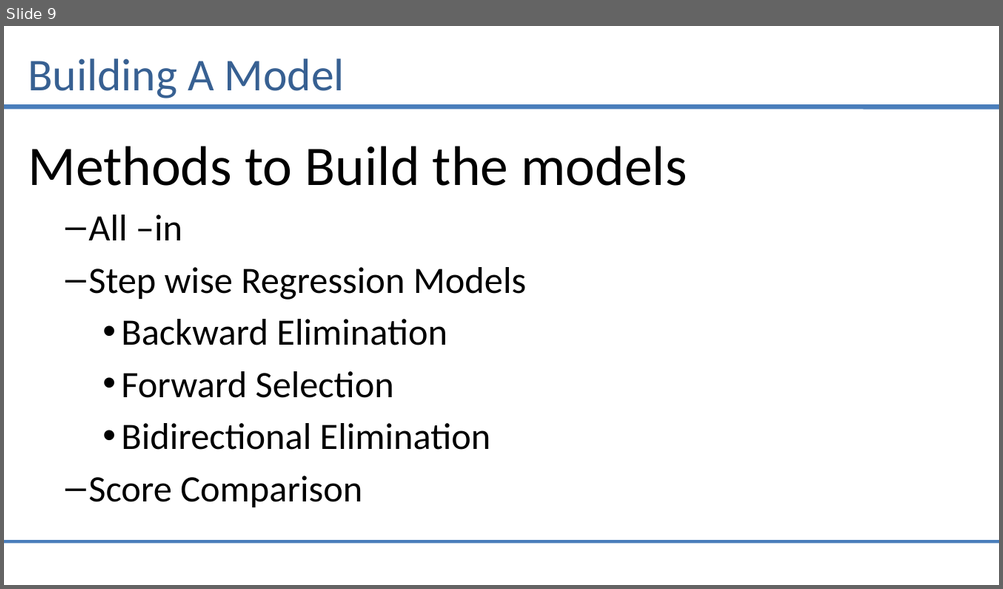
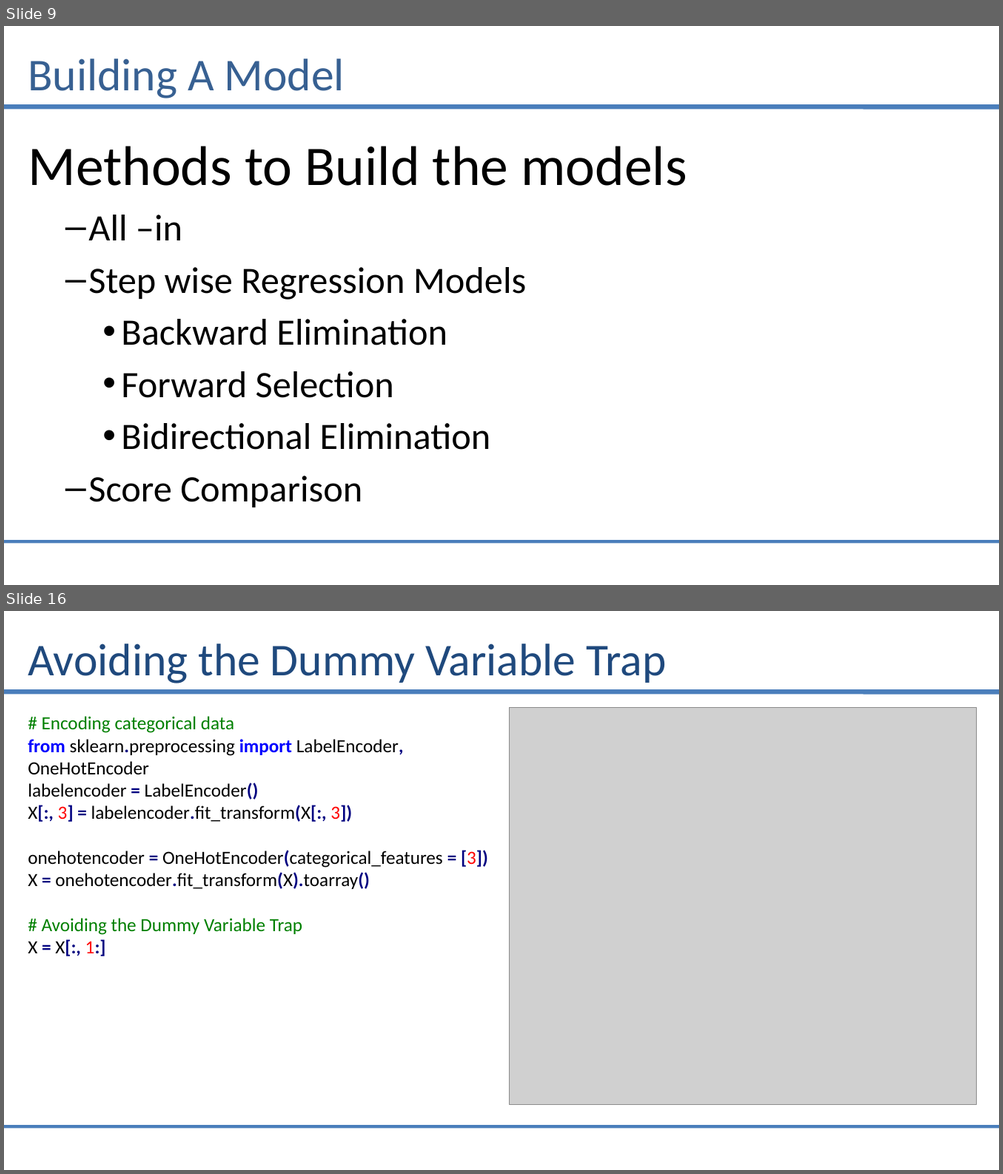
Before and after one commit to saiprasad94/DataSciencePython, a slide deck: Multiple_Linear_Regression/Multiple_linear_Regression.pptx. Shown one above the other, each under a label of ours: slide 9 before the commit, slides 9 and 16 after it; the slides between them are not shown. The pictures are 1003x589 and 1003x1174 pixels, drawn with LibreOffice and Linux fonts; fonts in the diff are those of the drawing; grey boxes stand for pictures. Boxes give left, top, right and bottom in pixels: in the first picture for what was removed or moved away, otherwise in the second. Text is boxed around its words. In the diff, an @@ line names an element or a change of style, - is before the commit and + after.

```diff
--- a/Multiple_Linear_Regression/Multiple_linear_Regression.pptx
+++ b/Multiple_Linear_Regression/Multiple_linear_Regression.pptx
@@ slide 16 added at [4,611,999,1170], background #FFFFFF; not listed: 2 template elements that a slide beside it also shows @@
@@ title added at [28,644,666,684], 44 pt, text #1F497D @@
+Avoiding the Dummy Variable Trap
@@ text added at [28,716,488,957], 18 pt, text #000000 @@
+# Encoding categorical data
+from sklearn.preprocessing import LabelEncoder, OneHotEncoder
+labelencoder = LabelEncoder()
+X[:, 3] = labelencoder.fit_transform(X[:, 3])
+onehotencoder = OneHotEncoder(categorical_features = [3])
+X = onehotencoder.fit_transform(X).toarray()
+# Avoiding the Dummy Variable Trap
+X = X[:, 1:]
@@ picture added at [509,708,976,1105] @@
```
Also in this commit, not shown: 3 slides changed, 5 other slides added, 2 slides removed, 1 other file.
